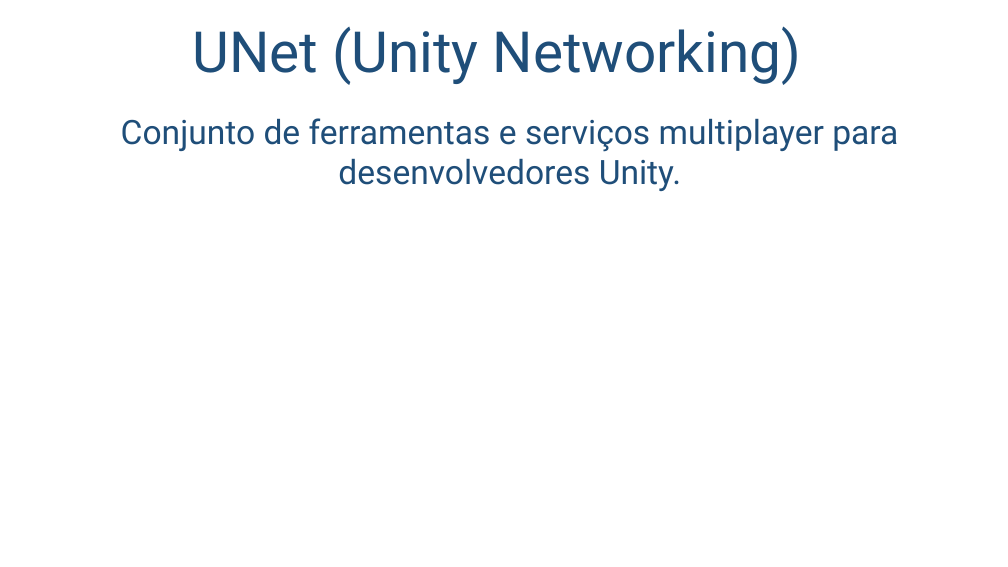
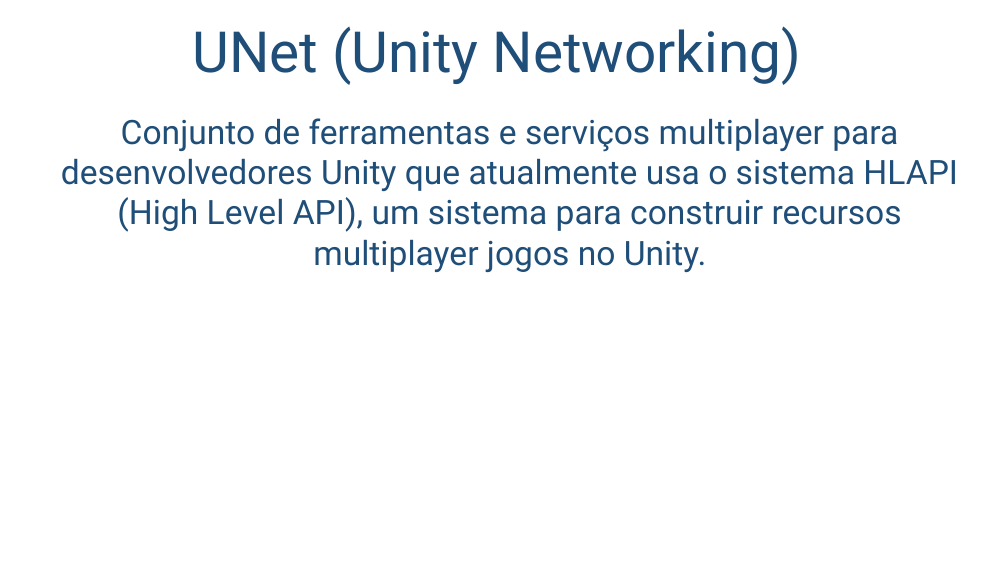
Before and after one commit to salmo-jr/public-slides, a slide deck: slide 2 of unity-multiplayer.pptx. Drawn at 1008x567 pixels with LibreOffice and Linux fonts; fonts in the diff are those of the drawing; background and template pictures are left out. Boxes give left, top, right and bottom in pixels: in the first picture for what was removed or moved away, otherwise in the second. Text is boxed around its words. In the diff, an @@ line names an element or a change of style, - is before the commit and + after.

Commit message:
adição dos slides: - Autoridade de Rede; - Propriedades de Contexto de Rede; - Network Transform; - Método OnStartLocalPlayer; e - Atributo Command.

```diff
--- a/unity-multiplayer.pptx
+++ b/unity-multiplayer.pptx
@@ text at (61, 118, 958, 272): text changed @@
-Conjunto de ferramentas e serviços multiplayer para desenvolvedores Unity.
+Conjunto de ferramentas e serviços multiplayer para desenvolvedores Unity que atualmente usa o sistema HLAPI (High Level API), um sistema para construir recursos multiplayer jogos no Unity.
```
Also in this commit, not shown: 1 other slide changed, 7 slides added.
